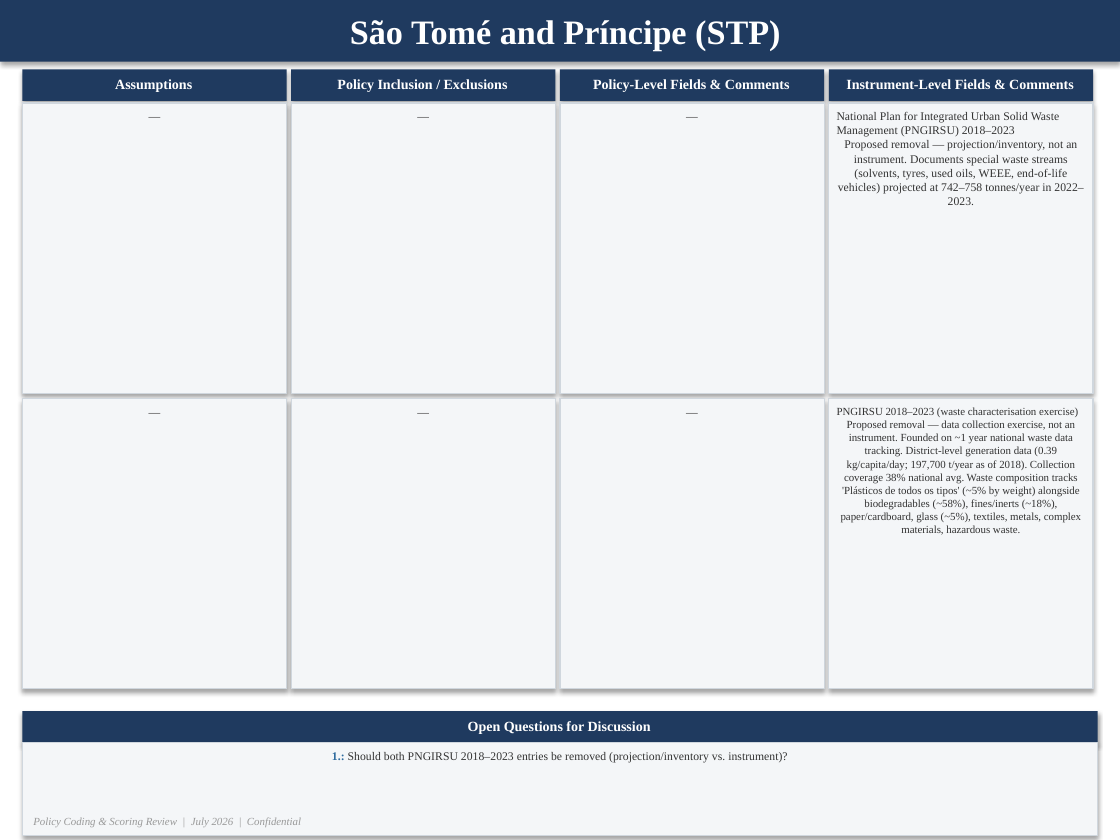
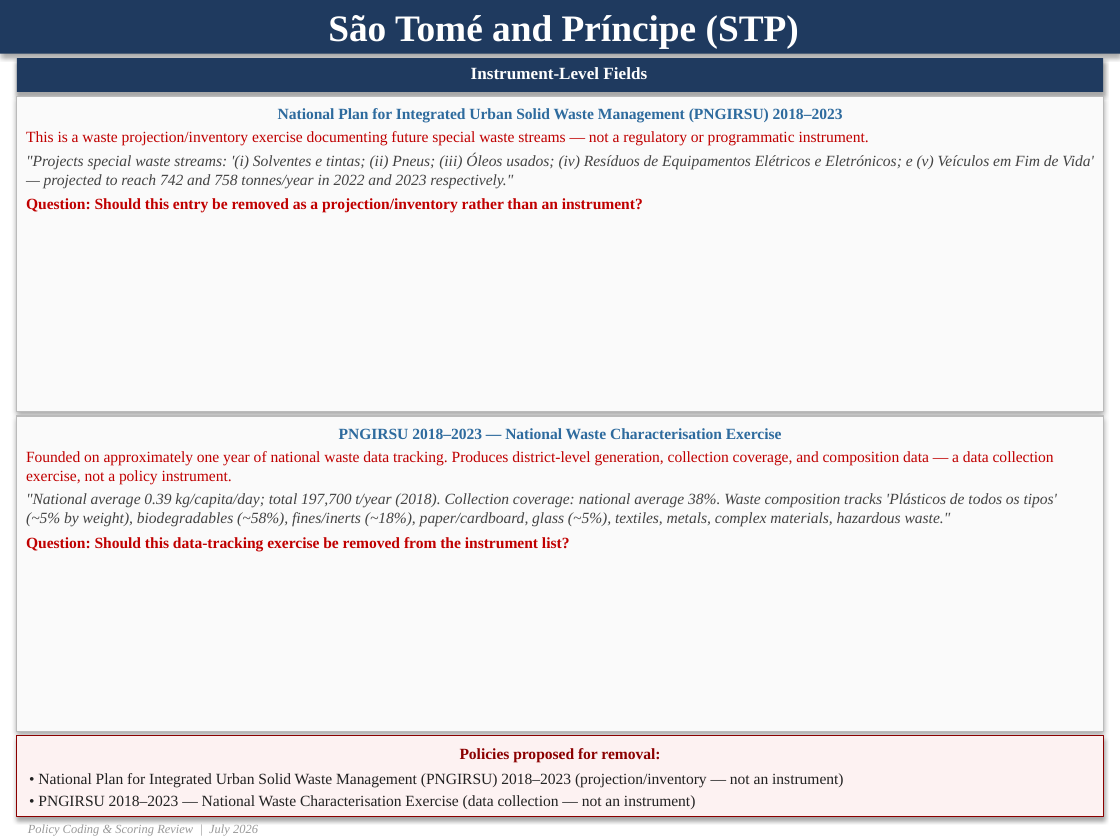
Before and after one commit to shivrain/Thinkswiss, a slide deck: slide 5 of Policy_Coding_Scoring_Review.pptx (slide 7 before the commit). Drawn at 1120x840 pixels with LibreOffice and Linux fonts; fonts in the diff are those of the drawing. Boxes give left, top, right and bottom in pixels: in the first picture for what was removed or moved away, otherwise in the second. Text is boxed around its words. In the diff, an @@ line names an element or a change of style, - is before the commit and + after.

```diff
--- a/Policy_Coding_Scoring_Review.pptx
+++ b/Policy_Coding_Scoring_Review.pptx
@@ rectangle "São Tomé and Príncipe (STP)" resized from (x1=0, y1=0, x2=1120, y2=62) to (x1=0, y1=0, x2=1120, y2=54) @@
@@ rectangle "São Tomé and Príncipe (STP)" at (x1=0, y1=0, x2=1120, y2=54): size 22 to 24 pt @@
@@ rectangle "Instrument-Level Fields" resized from (x1=829, y1=69, x2=1093, y2=101) to (x1=17, y1=58, x2=1103, y2=92) @@
@@ rectangle removed at (x1=22, y1=69, x2=287, y2=101) @@
-Assumptions
@@ rectangle removed at (x1=291, y1=69, x2=556, y2=101) @@
-Policy Inclusion / Exclusions
@@ text in rectangle at (x1=471, y1=67, x2=647, y2=79): text changed; size 9 to 11 pt @@
-Instrument-Level Fields & Comments
+Instrument-Level Fields
@@ rectangle removed at (x1=560, y1=69, x2=824, y2=101) @@
-Policy-Level Fields & Comments
@@ rectangle added at (x1=17, y1=96, x2=1103, y2=411), fill #FAFAFA, outline #BBBBBB 0.75 pt, 10 pt, text #444444 @@
+National Plan for Integrated Urban Solid Waste Management (PNGIRSU) 2018–2023
+This is a waste projection/inventory exercise documenting future special waste streams — not a regulatory or programmatic instrument.
+"Projects special waste streams: '(i) Solventes e tintas; (ii) Pneus; (iii) Óleos usados; (iv) Resíduos de Equipamentos Elétricos e Eletrónicos; e (v) Veículos em Fim de Vida' — projected to reach 742 and 758 tonnes/year in 2022 and 2023 respectively."
+Question: Should this entry be removed as a projection/inventory rather than an instrument?
@@ rectangle removed at (x1=22, y1=103, x2=287, y2=393) @@
-—
@@ rectangle removed at (x1=291, y1=103, x2=556, y2=393) @@
-—
@@ rectangle removed at (x1=560, y1=103, x2=824, y2=393) @@
-—
@@ rectangle removed at (x1=829, y1=103, x2=1093, y2=393) @@
-National Plan for Integrated Urban Solid Waste Management (PNGIRSU) 2018–2023
-Proposed removal — projection/inventory, not an instrument. Documents special waste streams (solvents, tyres, used oils, WEEE, end-of-life vehicles) projected at 742–758 tonnes/year in 2022–2023.
@@ rectangle "PNGIRSU 2018–2023 — National Waste ..." resized from (x1=829, y1=399, x2=1093, y2=689) to (x1=17, y1=416, x2=1103, y2=730) @@
@@ rectangle "PNGIRSU 2018–2023 — National Waste ..." at (x1=17, y1=416, x2=1103, y2=730): fill #F4F6F8 to #FAFAFA; outline #D0D7DE 0.75 pt to #BBBBBB 0.75 pt @@
@@ rectangle removed at (x1=22, y1=399, x2=287, y2=689) @@
-—
@@ rectangle removed at (x1=291, y1=399, x2=556, y2=689) @@
-—
@@ rectangle removed at (x1=560, y1=399, x2=824, y2=689) @@
-—
@@ text in rectangle at (x1=26, y1=428, x2=1057, y2=552): text changed; size 7 to 10 pt; text colour #333333 to #444444 @@
-PNGIRSU 2018–2023 (waste characterisation exercise)
-Proposed removal — data collection exercise, not an instrument. Founded on ~1 year national waste data tracking. District-level generation data (0.39 kg/capita/day; 197,700 t/year as of 2018). Collection coverage 38% national avg. Waste composition tracks 'Plásticos de todos os tipos' (~5% by weight) alongside biodegradables (~58%), fines/inerts (~18%), paper/cardboard, glass (~5%), textiles, metals, complex materials, hazardous waste.
+PNGIRSU 2018–2023 — National Waste Characterisation Exercise
+Founded on approximately one year of national waste data tracking. Produces district-level generation, collection coverage, and composition data — a data collection exercise, not a policy instrument.
+"National average 0.39 kg/capita/day; total 197,700 t/year (2018). Collection coverage: national average 38%. Waste composition tracks 'Plásticos de todos os tipos' (~5% by weight), biodegradables (~58%), fines/inerts (~18%), paper/cardboard, glass (~5%), textiles, metals, complex materials, hazardous waste."
+Question: Should this data-tracking exercise be removed from the instrument list?
@@ rectangle removed at (x1=22, y1=711, x2=1098, y2=743) @@
-Open Questions for Discussion
@@ rectangle "Policies proposed for removal:" resized from (x1=22, y1=743, x2=1098, y2=836) to (x1=17, y1=736, x2=1103, y2=816) @@
@@ rectangle "Policies proposed for removal:" at (x1=17, y1=736, x2=1103, y2=816): vertical alignment top to middle; fill #F4F6F8 to #FDF2F2; outline #D0D7DE 0.75 pt to #8B0000 0.75 pt @@
@@ text in rectangle at (x1=38, y1=748, x2=843, y2=809): text changed; size 7.5 to 10 pt; text colour #333333 to #222222 @@
-1.: Should both PNGIRSU 2018–2023 entries be removed (projection/inventory vs. instrument)?
+Policies proposed for removal:
+• National Plan for Integrated Urban Solid Waste Management (PNGIRSU) 2018–2023 (projection/inventory — not an instrument)
+• PNGIRSU 2018–2023 — National Waste Characterisation Exercise (data collection — not an instrument)
@@ text at (x1=28, y1=824, x2=258, y2=836): text changed; size 7 to 8 pt @@
-Policy Coding & Scoring Review | July 2026 | Confidential
+Policy Coding & Scoring Review | July 2026
```
Also in this commit, not shown: 4 other slides changed, 2 slides removed, 1 other file.
